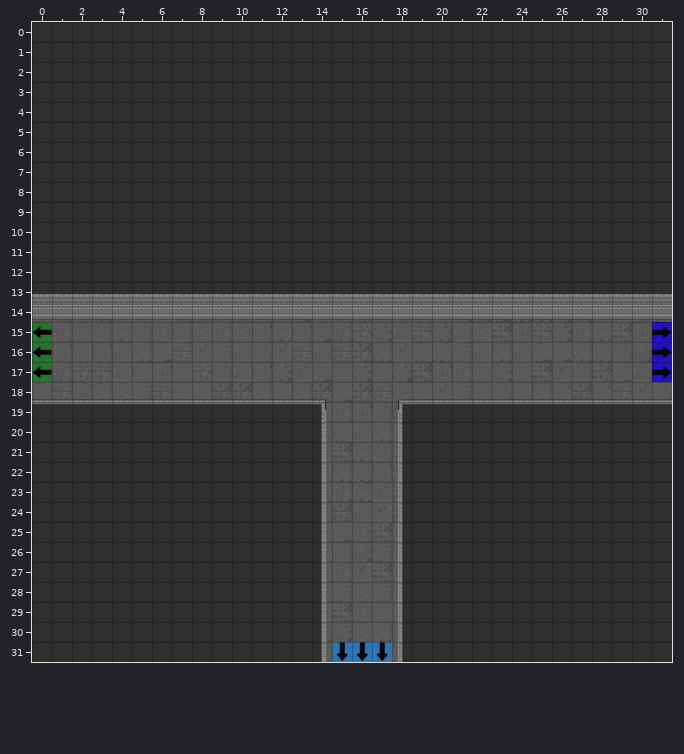
Two versions of a level (Tiled map, GrupaTNT/Assets/Resources/RoomData/ROOM_3_SWE_2.tmx). Above, as it was before the edit.
Cells are 32x32 px. Shown: x 0..31, y 0..31.
Now the later version:
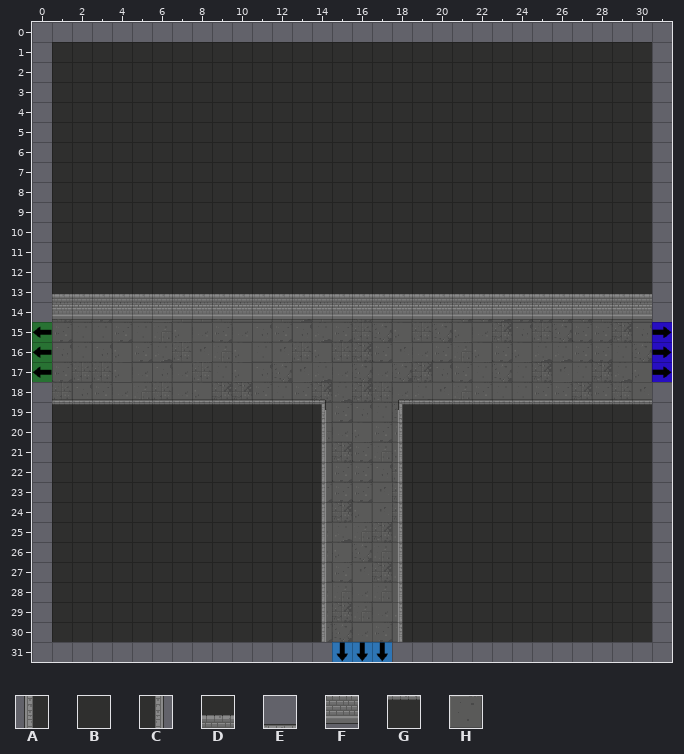
Key: from "Dungeon_Tileset_2": A 16, B 17, C 18, D 33, E 36, F 49, G 52, H 88.
_ is an empty cell, . an unchanged one.
What changed:
--- layer "Floor"
@@ x 0..31 @@
-14 H..............................H
+14 _.............................._
@@ x 0..31 @@
-18 H..............................H
+18 _.............................._
@@ x 14..18 @@
-31 H...H
+31 _..._
--- layer "Walls"
@@ x 0..31 @@
- 0 BBBBBBBBBBBBBBBBBBBBBBBBBBBBBBBB
- 1 B..............................B
- 2 B..............................B
- 3 B..............................B
- 4 B..............................B
- 5 B..............................B
- 6 B..............................B
- 7 B..............................B
- 8 B..............................B
- 9 B..............................B
-10 B..............................B
-11 B..............................B
-12 B..............................B
-13 D..............................D
-14 F..............................F
+ 0 ________________________________
+ 1 _.............................._
+ 2 _.............................._
+ 3 _.............................._
+ 4 _.............................._
+ 5 _.............................._
+ 6 _.............................._
+ 7 _.............................._
+ 8 _.............................._
+ 9 _.............................._
+10 _.............................._
+11 _.............................._
+12 _.............................._
+13 _.............................._
+14 _.............................._
@@ x 0..31 @@
-18 E..............................E
-19 G..............................G
-20 B..............................B
-21 B..............................B
-22 B..............................B
-23 B..............................B
-24 B..............................B
-25 B..............................B
-26 B..............................B
-27 B..............................B
-28 B..............................B
-29 B..............................B
-30 B..............................B
-31 BBBBBBBBBBBBBBC...ABBBBBBBBBBBBB
+18 _.............................._
+19 _.............................._
+20 _.............................._
+21 _.............................._
+22 _.............................._
+23 _.............................._
+24 _.............................._
+25 _.............................._
+26 _.............................._
+27 _.............................._
+28 _.............................._
+29 _.............................._
+30 _.............................._
+31 _______________...______________
Pixel boxes of the changes (left, top, right, bottom) in both pictures:
removed: (32, 22, 672, 322)
removed: (32, 382, 332, 662)
removed: (392, 382, 672, 662)
